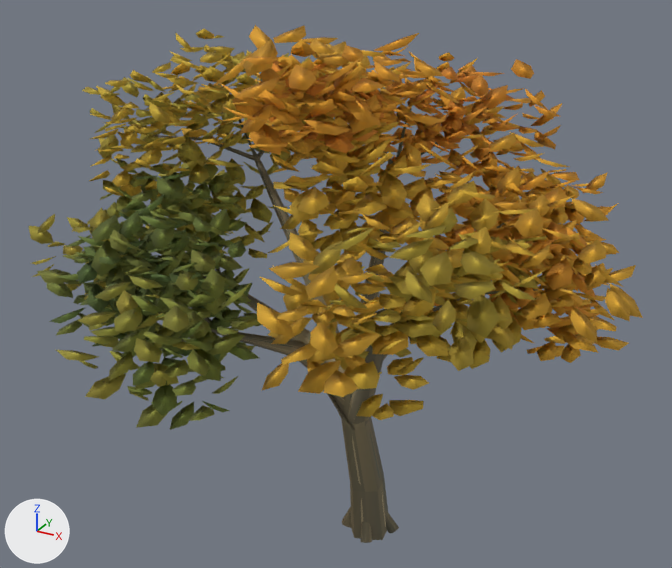
A saved change to the glTF model data/models/impressionist/ART_MoatTree_Airy.glb.
One viewpoint serves both versions: a 50 mm camera at (6.25, -12.67, 11.1) aimed at (-0.25, -0.86, 5.19). Arrows for +X, +Y and +Z are at lower left; the lights stay in place. The older version comes first. Vertices at exactly the same position are counted once.

Names of what the first picture shows: 'ART_MoatTree_Airy'.
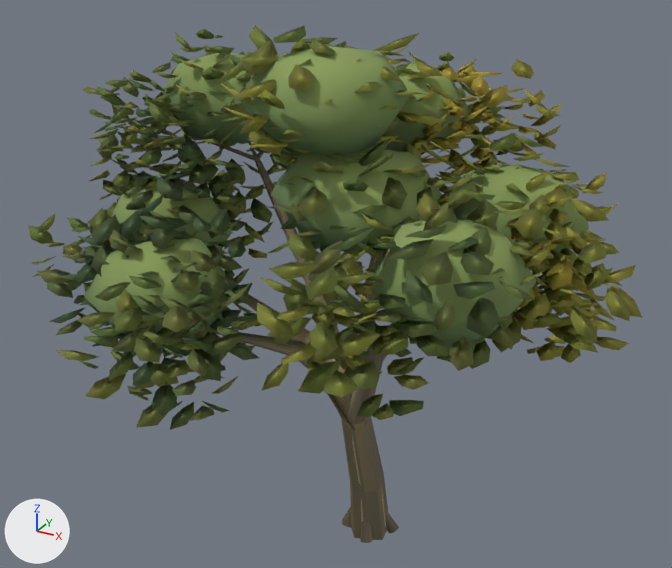
Diff of the bpy script that builds the scene:
```diff
--- a/data/models/impressionist/ART_MoatTree_Airy.glb.py
+++ b/data/models/impressionist/ART_MoatTree_Airy.glb.py
@@ mat_hk_leafdark @@
+mat_hk_leafdark = bpy.data.materials.new('HK_LeafDark')
+mat_hk_leafdark.use_nodes = True; mat_hk_leafdark.node_tree.nodes.clear()
+_N = mat_hk_leafdark.node_tree.nodes; _L = mat_hk_leafdark.node_tree.links
+n0 = _N.new('ShaderNodeBsdfPrincipled'); n0.name = 'Principled BSDF'
+n0.inputs[2].default_value = 0.95  # 'Roughness'
+n1 = _N.new('ShaderNodeOutputMaterial'); n1.name = 'Material Output'
+n2 = _N.new('ShaderNodeVertexColor'); n2.name = 'Color Attribute'
+_L.new(n0.outputs[0], n1.inputs[0])  # 'BSDF' to 'Surface'
+_L.new(n2.outputs[0], n0.inputs[0])  # 'Color' to 'Base Color'
@@ me_art_moattree_airy @@
 # used by ob_art_moattree_airy; location = (0.0, 0.0, 0.0)
-me_art_moattree_airy.from_pydata(...)  # 13152 vertices, 17674 faces; spans x -5.05..4.56, y -5.26..2.93, z -0.07..9.23
+me_art_moattree_airy.from_pydata(...)  # 13494 vertices, 18322 faces; spans x -5.05..4.56, y -5.26..2.93, z -0.07..9.23
+# me_art_moattree_airy part 1: 7 vertices moved within x -1.29..2.36, y -2.8..1.54, z 5.94..7.52; 342 vertices added at x -4.16..3.46, y -3.96..2.57, z 4.78..9.0
+# me_art_moattree_airy part 2: 16128 kept faces spanning x -5.05..4.56, y -5.26..2.93, z 3.96..9.23 get new vertex colours
 me_art_moattree_airy.materials.append(mat_art_treebark)
 me_art_moattree_airy.materials.append(mat_hk_leaf)
+me_art_moattree_airy.materials.append(mat_hk_leafdark)
```

Changed parts and their boxes [x1, y1, x2, y2] in the pictures (672 x 568 px):
part 1 of me_art_moattree_airy, built on (green)
    after: [83, 46, 589, 350]
part 2 of me_art_moattree_airy, recoloured (brown to green)
    both: [28, 25, 643, 429]
